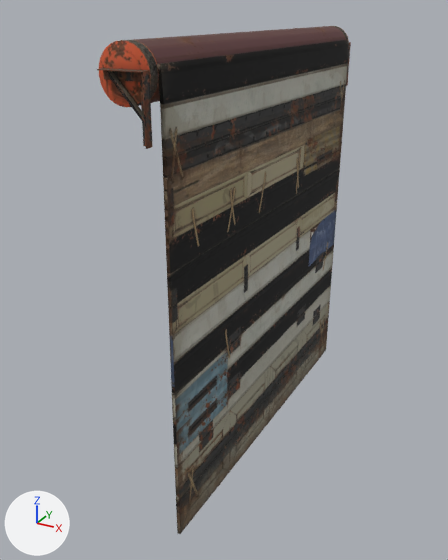
A saved change to the glTF model public/models/garage-door.glb.
Rendered twice from a camera (50 mm lens) standing at (1.63, -3.87, 3.14) and looking at (-0.4, -0.19, 1.29). Arrows for +X, +Y and +Z are at lower left; the lights stay in place. The picture after the commit comes second.

The older version as bpy lines, for what is in view:
```python
mat_garage_door_block = bpy.data.materials.new('garage_door_block')
mat_garage_door_block.use_nodes = True; mat_garage_door_block.node_tree.nodes.clear()
_N = mat_garage_door_block.node_tree.nodes; _L = mat_garage_door_block.node_tree.links
n0 = _N.new('ShaderNodeBsdfPrincipled'); n0.name = 'Principled BSDF'
n0.inputs[1].default_value = 0.1  # 'Metallic'
n0.inputs[2].default_value = 0.85  # 'Roughness'
n1 = _N.new('ShaderNodeOutputMaterial'); n1.name = 'Material Output'
n2 = _N.new('ShaderNodeTexImage'); n2.name = 'Image Texture'
n2.image = img_garage_door_block_bc_color_webp
n3 = _N.new('ShaderNodeNormalMap'); n3.name = 'Normal Map'
n3.uv_map = 'UVMap'
n4 = _N.new('ShaderNodeTexImage'); n4.name = 'Image Texture.001'
n4.image = img_garage_door_block_nrm_normal_webp
_L.new(n0.outputs[0], n1.inputs[0])  # 'BSDF' to 'Surface'
_L.new(n2.outputs[0], n0.inputs[0])  # 'Color' to 'Base Color'
_L.new(n3.outputs[0], n0.inputs[5])  # 'Normal' to 'Normal'
_L.new(n4.outputs[0], n3.inputs[1])  # 'Color' to 'Color'
me_garage_door = bpy.data.meshes.new('garage-door')
me_garage_door.from_pydata(...)  # 268 vertices, 512 faces; spans x -0.41..-0.08, y -1.47..1.47, z 0.0..3.0
me_garage_door.materials.append(mat_garage_door_block)
ob_garage_door = bpy.data.objects.new('garage-door', me_garage_door)
ob_garage_door.location = (0.0, 0.0, 0.0)
```
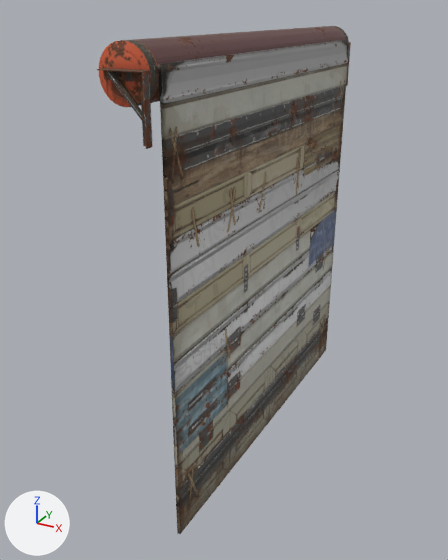
The change, as JSON lines over the scene's bpy script:
```json
{"op": "add", "block": "img_garage_door_block_bc_garage_door_block_sg_sg_webp", "code": ["img_garage_door_block_bc_garage_door_block_sg_sg_webp = load_image('garage_door_block_bc+garage_door_block_sg-sg.webp', 'tex/garage_door_block_bc+garage_door_block_sg-sg.webp', 2048, 2048, 'sRGB')"]}
{"op": "add", "block": "img_garage_door_block_bc_garage_door_block_sg_sg_mr_webp", "code": ["img_garage_door_block_bc_garage_door_block_sg_sg_mr_webp = load_image('garage_door_block_bc+garage_door_block_sg-sg-mr.webp', 'tex/garage_door_block_bc+garage_door_block_sg-sg-mr.webp', 1024, 1024, 'Non-Color')"]}
{"block": "mat_garage_door_block", "change": "nodes: BsdfPrincipled, NormalMap, OutputMaterial, TexImage x2"}
{"block": "mat_garage_door_block", "change": "uses the picture img_garage_door_block_bc_color_webp"}
{"block": "mat_garage_door_block", "change": "nodes: BsdfPrincipled, NormalMap, OutputMaterial, SeparateColor, TexImage x3"}
{"block": "mat_garage_door_block", "change": "uses the picture img_garage_door_block_bc_garage_door_block_sg_sg_mr_webp"}
{"block": "mat_garage_door_block", "change": "uses the picture img_garage_door_block_bc_garage_door_block_sg_sg_webp"}
```

What differs and where, as boxes (x1, y1, x2, y2) in the pictures (448 x 560 px):
```json
{"object": "garage-door", "change": "surface changed", "before": [105, 26, 350, 500], "after": [105, 26, 350, 500], "on screen": "black to grey"}
```
